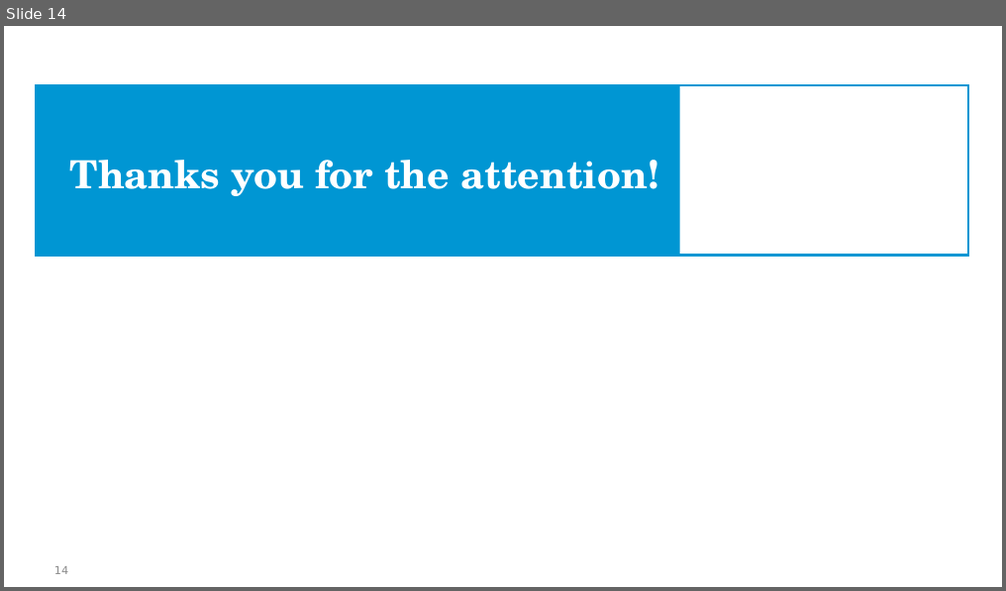
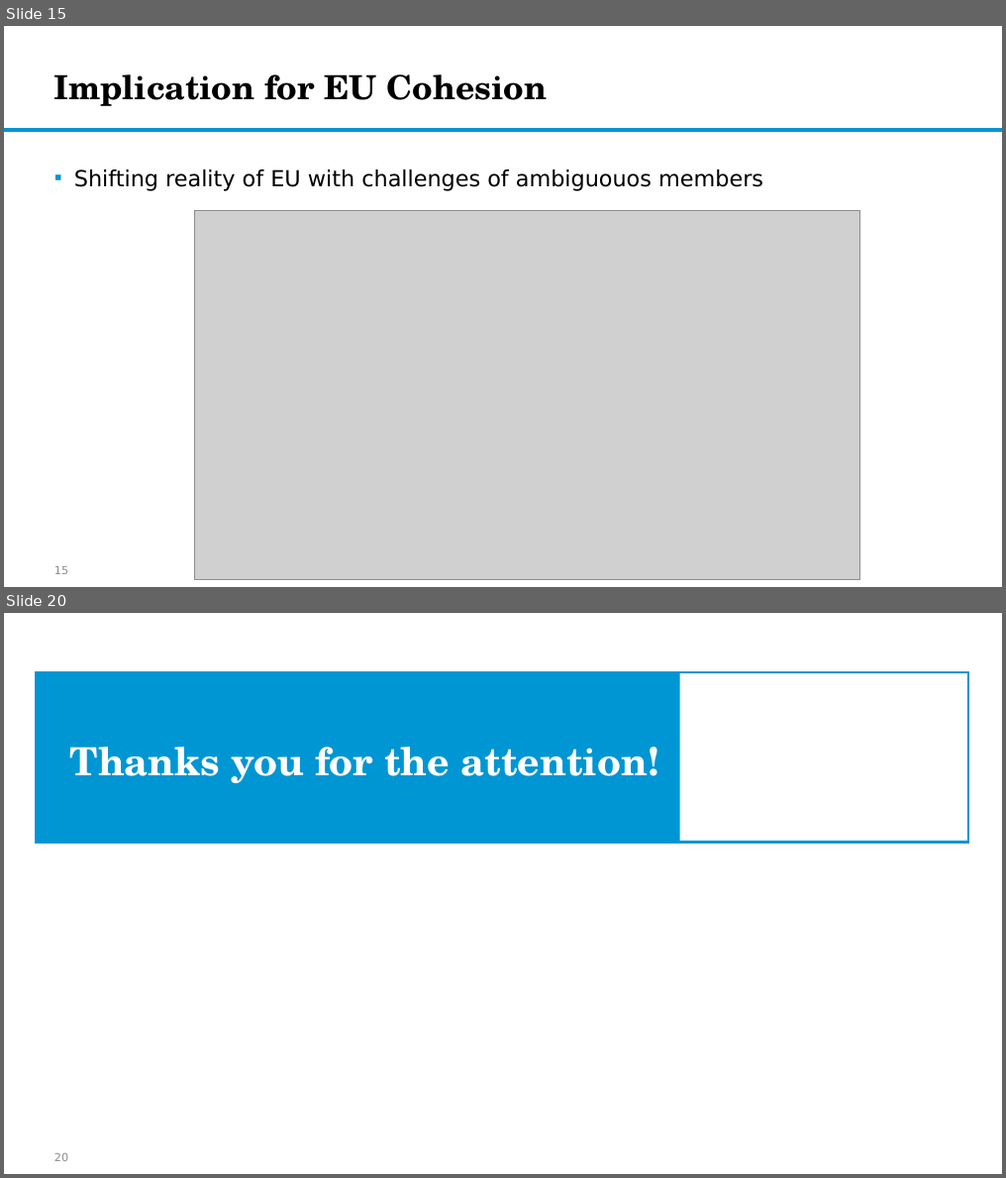
Before and after one commit to EliaDG/EU-Core-Periphery-Division-in-the-wake-of-Deglobalization, a slide deck: 03_final_data/Global Imbalances and Core-Periphery Model in the EU.pptx. Shown one above the other, each under a label of ours: slide 14 before the commit, slides 15 and 20 after it; the slides between them are not shown. The pictures are 1006x591 and 1006x1178 pixels, drawn with LibreOffice and Linux fonts; fonts in the diff are those of the drawing; grey boxes stand for pictures; background and template pictures are left out. Boxes give left, top, right and bottom in pixels: in the first picture for what was removed or moved away, otherwise in the second. Text is boxed around its words. In the diff, an @@ line names an element or a change of style, - is before the commit and + after.

```diff
--- a/03_final_data/Global Imbalances and Core-Periphery Model in the EU.pptx
+++ b/03_final_data/Global Imbalances and Core-Periphery Model in the EU.pptx
@@ slide 15 added at bbox=[4, 26, 1002, 587], background #FFFFFF @@
@@ title added at bbox=[54, 75, 548, 106], 24 pt, text #000000, bold @@
+Implication for EU Cohesion
@@ rectangle added at bbox=[4, 129, 1002, 131], fill #0C94B7, outline #0096D3 1 pt @@
@@ text added at bbox=[74, 170, 763, 191], 16 pt, text #000000 @@
+▪ Shifting reality of EU with challenges of ambiguouos members
@@ picture added at bbox=[195, 210, 860, 580] @@
@@ page number added at bbox=[54, 567, 68, 574], 8 pt, text #8C8C8C @@
+15
@@ what was slide 14 is now slide 20 @@
@@ page number at bbox=[54, 1154, 68, 1161]: text changed @@
-14
+20
```
Also in this commit, not shown: 6 slides changed, 16 other slides added, 7 slides removed, 11 other files.
